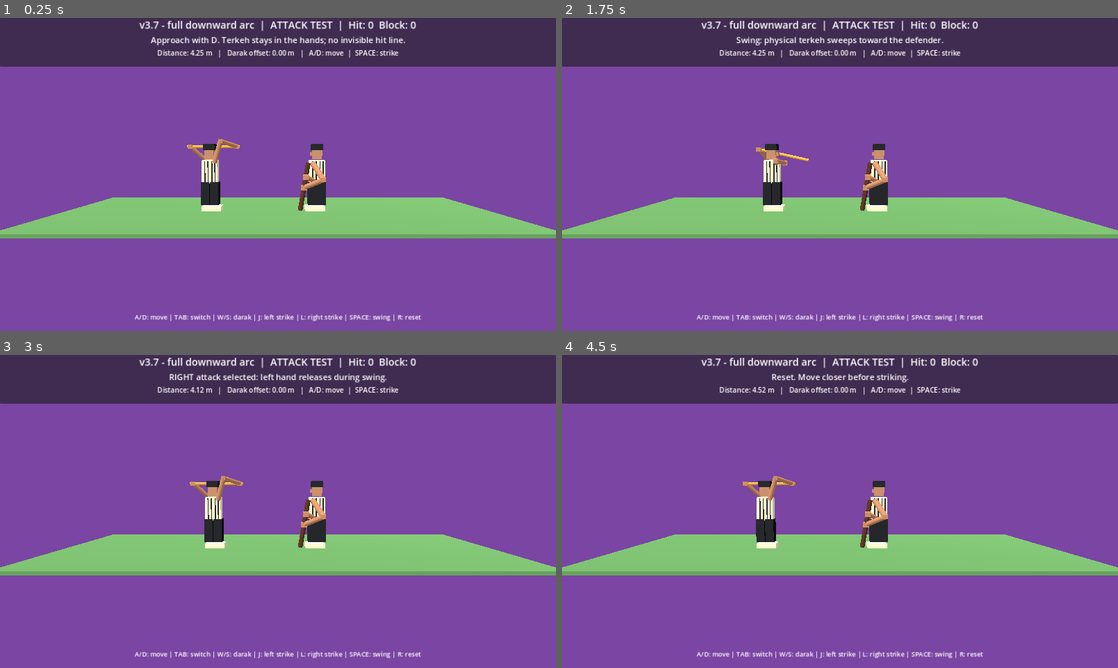
Above: before the commit, frames 1-4 (two rows, left to right).
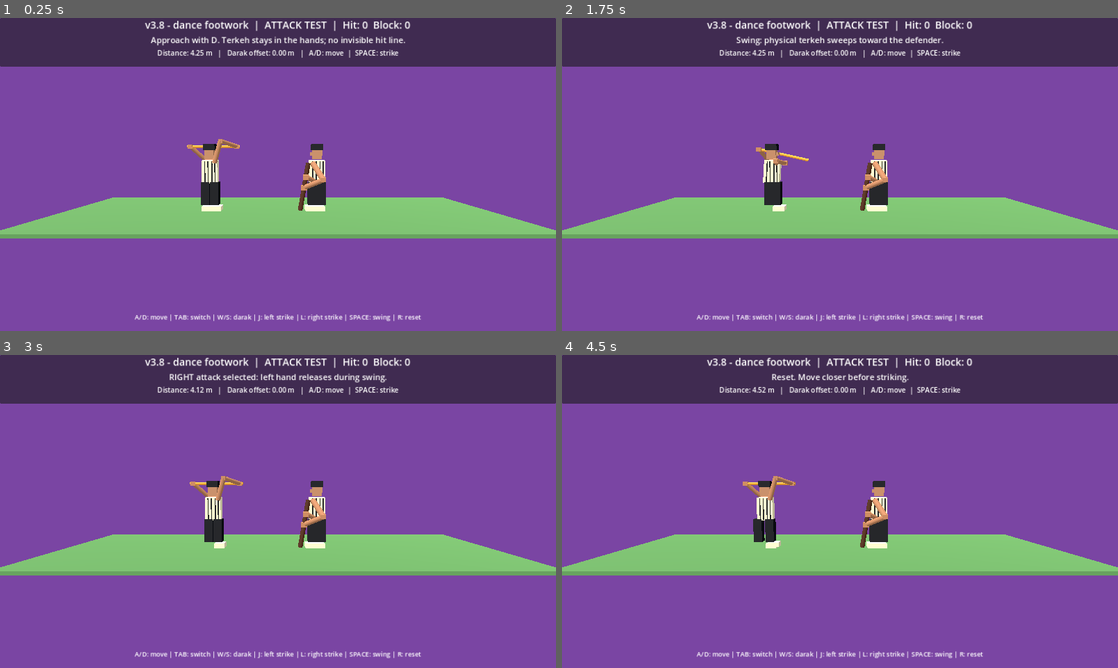
Above: after the commit, the same moments.

Repository: vahidainima-prog/tarke-darak-game
Game: Godot game, scene res://main.tscn
The game is run twice, just before and just after one commit, with the same random seed, the same clock (stepped at 60 frames per second) and the same inputs.
Inputs:
- Up to frame 1 (0.25 s): no input
- Up to frame 2 (1.75 s): tap Enter at 0.5 s; hold D 0.53-1.28 s; tap Tab at 0.6 s; tap Space at 0.77, 1.52 s; hold S from 1.28 s (still down); tap R at 1.35 s
- Up to frame 3 (3 s): release S at 2.03 s; hold D 2.03-2.78 s; tap J at 2.1 s; hold W from 2.78 s (still down); tap L at 2.85 s
- Up to frame 4 (4.5 s): tap Space at 3.02, 3.77 s; release W at 3.53 s; hold A from 3.53 s (still down); tap Tab at 3.6 s; tap R at 4.35 s

The runs differ from the first frame. In frame 1, 0.8% of the frame differs, in the area x 25-75%, y 0-5%; in frame 2, 0.9%; in frame 3, 0.8%; in frame 4, 0.9%, in the area x 25-75%, y 0-62%.

Commit message:
Add paired chub-bazi footwork and upper-body weight shift based on reference video

Diff:
--- a/tarke_darak_godot_v2/main.gd
+++ b/tarke_darak_godot_v2/main.gd
@@ -2,7 +2,7 @@
 
 # Godot 4.x — visual mechanics test. Side camera looks along -Z.
 # Feint depth: negative Z is BEHIND the attacker; positive Z is IN FRONT.
-const BUILD_LABEL := "v3.7 - full downward arc"
+const BUILD_LABEL := "v3.8 - dance footwork"
 const DEF_X := 1.55
 const MIN_X := -4.7
 const MAX_X := 0.35
@@ -66,6 +66,10 @@
 var impact_message := ""
 var strike_side := 1 # 1: right-hand release, -1: left-hand release
 var release_blend := 0.0
+var attack_step_phase := 0.0
+var defend_step_phase := 0.0
+var last_attack_x := -2.7
+var last_defender_x := DEF_X
 
 func material(c: Color) -> StandardMaterial3D:
  var m := StandardMaterial3D.new()
@@ -304,6 +308,27 @@
  var top := grip + (grip - bottom).normalized() * 0.55
  return [bottom, top]
 
+func animate_footwork(character: Node3D, phase: float, motion: float, swing_pose: float, facing: float) -> void:
+ # Small alternating steps and weight transfer, inspired by the paired dance.
+ # Feet return to their original local positions when movement stops.
+ var stride := minf(1.0, absf(motion) / 1.8)
+ var accent := sin(swing_pose * PI) if swing_pose > 0.0 else 0.0
+ for child in character.get_children():
+  if not child is Node3D:
+   continue
+  var n := child as Node3D
+  if n.name == "Debit trousers" or n.name == "Giveh":
+   # There are two nodes of each name; Godot auto-renames the second one.
+   pass
+  if n.name.begins_with("Debit trousers") or n.name.begins_with("Giveh"):
+   var side := -1.0 if n.position.x < 0.0 else 1.0
+   var base_x := side * 0.18 + (facing * 0.08 if n.name.begins_with("Giveh") else 0.0)
+   var step := sin(phase + (0.0 if side < 0.0 else PI))
+   n.position.x = base_x + 0.19 * stride * step + facing * 0.08 * accent
+   n.position.y = (0.12 if n.name.begins_with("Giveh") else 0.70) + 0.08 * stride * maxf(0.0, step)
+  elif n.name == "Chogha" or n.name.begins_with("Stripe"):
+   n.rotation.z = -facing * (0.035 * stride * sin(phase) + 0.10 * accent)
+
 func update_visuals() -> void:
  attacker.position.x = attack_x
  defender.position.x = defender_x
@@ -312,6 +337,8 @@
   pose = swing
  elif recovery >= 0.0:
   pose = lerpf(recovery_from, 0.0, smoothstep(0.0, 1.0, recovery))
+ animate_footwork(attacker, attack_step_phase, attack_x - last_attack_x, pose, 1.0)
+ animate_footwork(defender, defend_step_phase, defender_x - last_defender_x, 0.0, -1.0)
  var ends := strike_ends(pose)
  var a := ends[0]
  var b := ends[1]
@@ -382,6 +409,8 @@
 
 func _physics_process(delta: float) -> void:
  var previous_guard := guard_ends()
+ var before_attack := attack_x
+ var before_defender := defender_x
  if swing < 0.0 and recovery < 0.0 and not defending:
   if Input.is_key_pressed(KEY_D) or Input.is_key_pressed(KEY_RIGHT):
    attack_x = minf(minf(MAX_X, defender_x - MIN_FIGHTER_GAP), attack_x + 2.0 * delta)
@@ -451,6 +480,14 @@
    recovery = 0.0
    active_attack = false
    swing = -1.0
+ var attack_velocity := (attack_x - before_attack) / maxf(delta, 0.0001)
+ var defend_velocity := (defender_x - before_defender) / maxf(delta, 0.0001)
+ if absf(attack_velocity) > 0.01:
+  attack_step_phase += absf(attack_velocity) * delta * 8.0
+ if absf(defend_velocity) > 0.01:
+  defend_step_phase += absf(defend_velocity) * delta * 8.0
+ last_attack_x = attack_x - attack_velocity / 1.8
+ last_defender_x = defender_x - defend_velocity / 1.8
  update_visuals()
  header.text = BUILD_LABEL + "  |  " + ("DEFENSE TEST" if defending else "ATTACK TEST") + "  |  Hit: %d  Block: %d" % [score_hit, score_block]
  detail.text = "Distance: %.2f m   |   Darak offset: %.2f m   |   A/D: move  |  SPACE: strike" % [defender_x - attack_x, guard_shift]
